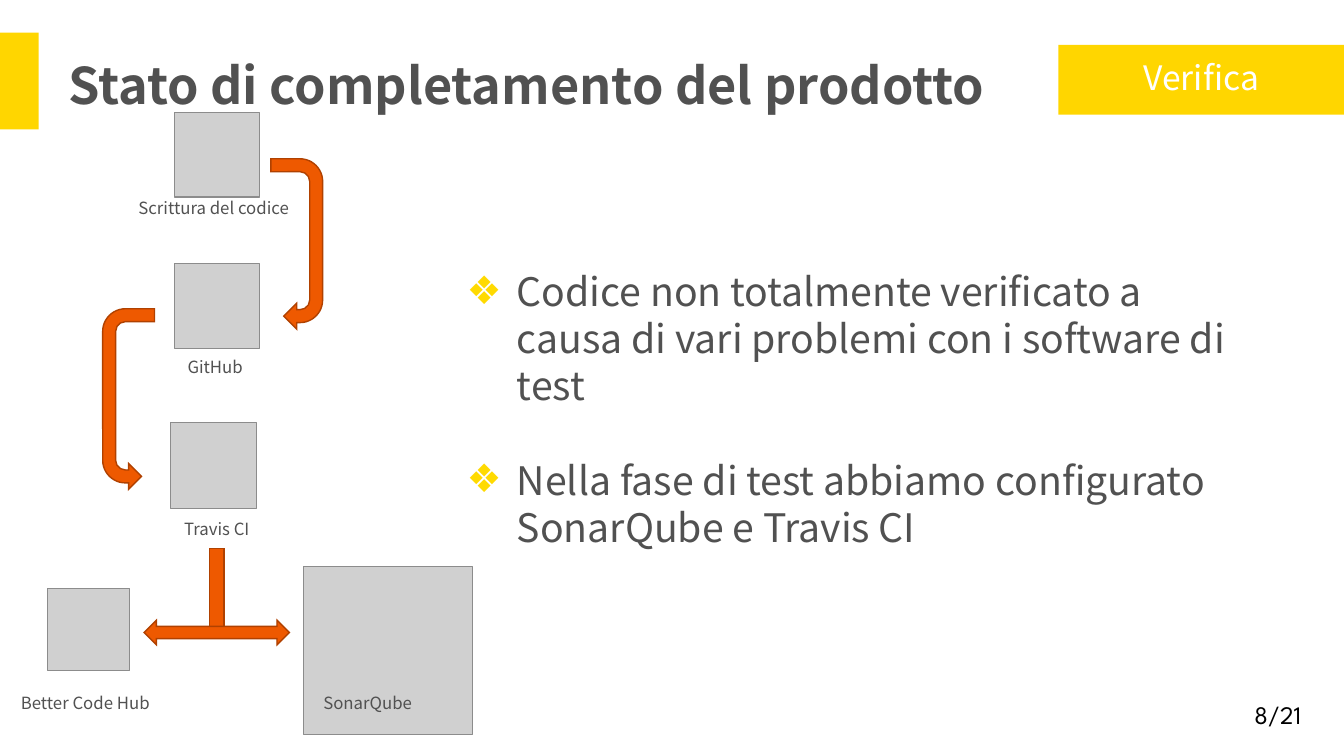
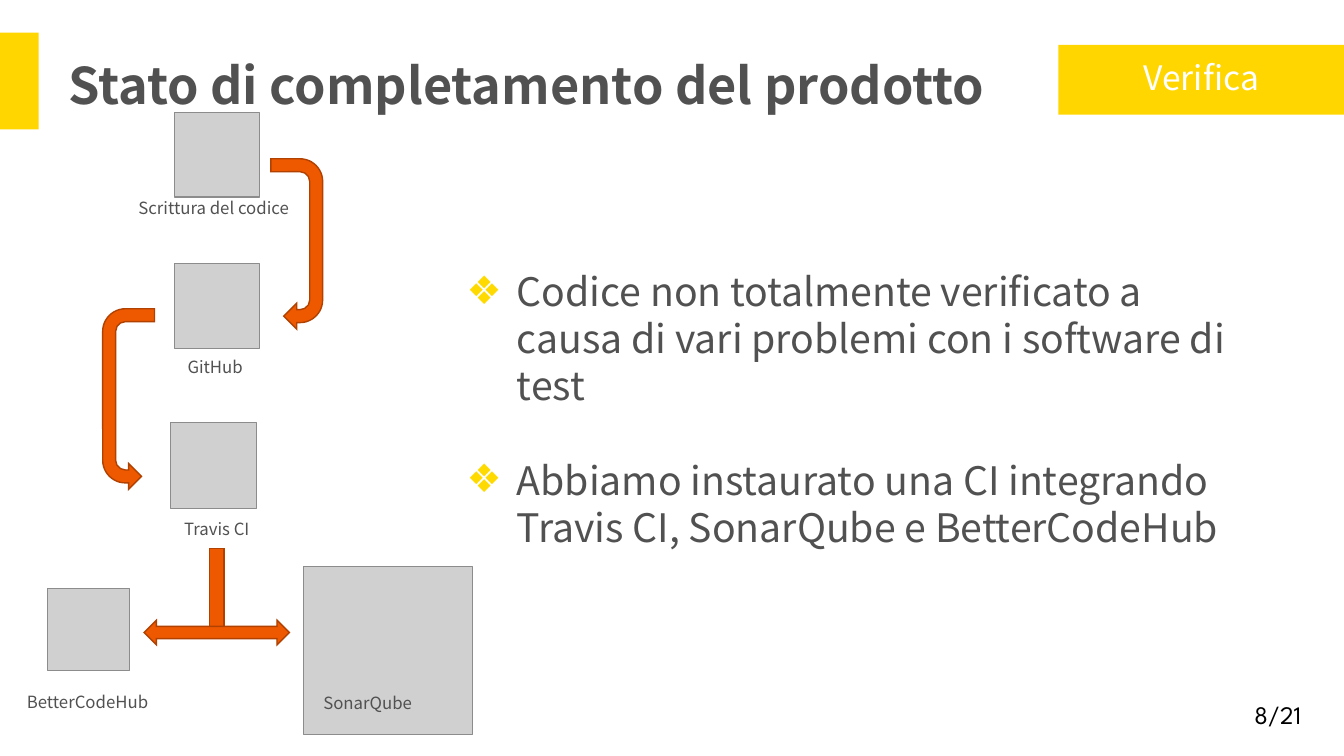
Before and after one commit to Italiaracerx/progettoSWE, a slide deck: slide 8 of Presentazioni/Presentazioni PQ/Presentazione RQ.pptx. Drawn at 1344x756 pixels with LibreOffice and Linux fonts; fonts in the diff are those of the drawing; grey boxes stand for pictures. Boxes give left, top, right and bottom in pixels: in the first picture for what was removed or moved away, otherwise in the second. Text is boxed around its words. In the diff, an @@ line names an element or a change of style, - is before the commit and + after.

Commit message:
Modifica slide n8

```diff
--- a/Presentazioni/Presentazioni PQ/Presentazione RQ.pptx
+++ b/Presentazioni/Presentazioni PQ/Presentazione RQ.pptx
@@ text at [517, 464, 1218, 549]: text changed @@
-❖ Nella fase di test abbiamo configurato SonarQube e Travis CI
+❖ Abbiamo instaurato una CI integrando Travis CI, SonarQube e BetterCodeHub
@@ text at [27, 694, 148, 708]: spaces changed @@
-Better Code Hub
+BetterCodeHub
```
